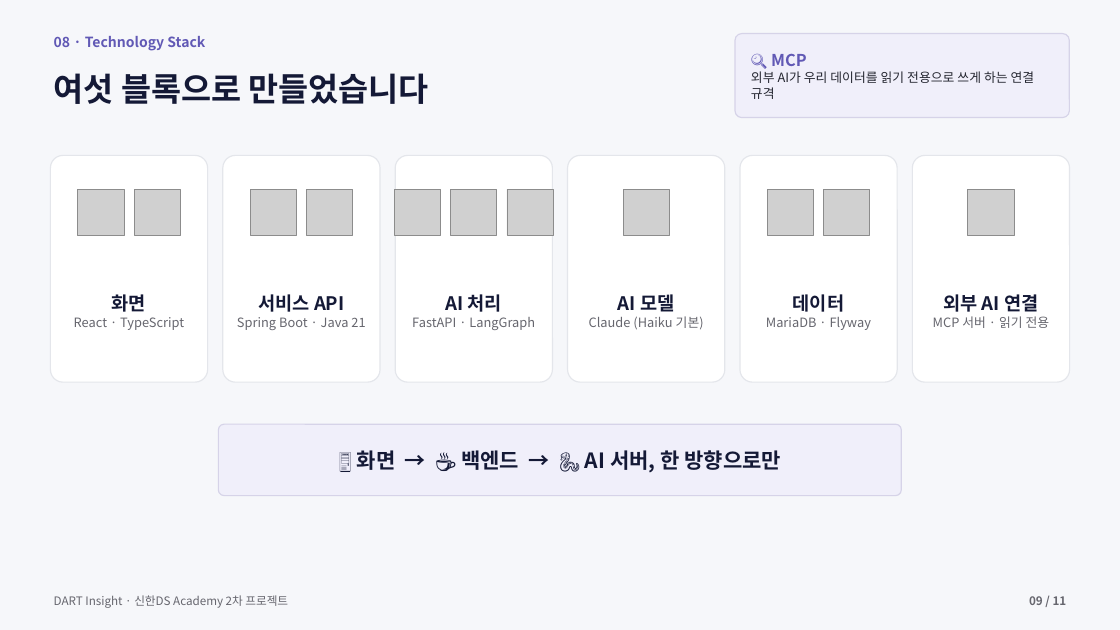
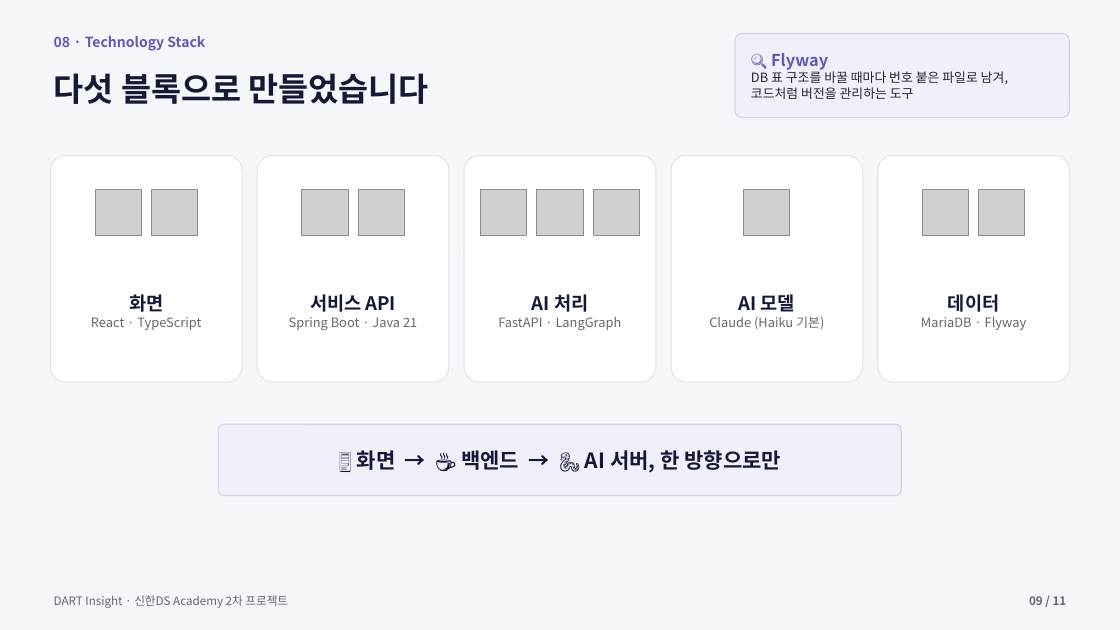
Before and after one commit to ShinhanDSProject/dart-insight, a slide deck: slide 9 of docs/DART_Insight_Presentation.pptx. Drawn at 1120x630 pixels with LibreOffice and Linux fonts; fonts in the diff are those of the drawing; grey boxes stand for pictures. Boxes give left, top, right and bottom in pixels: in the first picture for what was removed or moved away, otherwise in the second. Text is boxed around its words. In the diff, an @@ line names an element or a change of style, - is before the commit and + after.

```diff
--- a/docs/DART_Insight_Presentation.pptx
+++ b/docs/DART_Insight_Presentation.pptx
@@ text at box(751, 53, 1008, 99): text changed @@
-🔍 MCP
-외부 AI가 우리 데이터를 읽기 전용으로 쓰게 하는 연결 규격
+🔍 Flyway
+DB 표 구조를 바꿀 때마다 번호 붙은 파일로 남겨, 코드처럼 버전을 관리하는 도구
@@ text at box(54, 73, 429, 104): text changed @@
-여섯 블록으로 만들었습니다
+다섯 블록으로 만들었습니다
@@ rounded rectangle: place and size @@
-rounded rectangle at box(50, 155, 208, 382)
+rounded rectangle at box(50, 155, 242, 382)
@@ rounded rectangle: place and size @@
-rounded rectangle at box(223, 155, 380, 382)
+rounded rectangle at box(257, 155, 449, 382)
@@ rounded rectangle removed at box(395, 155, 552, 382) @@
@@ rounded rectangle: place and size @@
-rounded rectangle at box(568, 155, 725, 382)
+rounded rectangle at box(465, 155, 656, 382)
@@ rounded rectangle: place and size @@
-rounded rectangle at box(740, 155, 897, 382)
+rounded rectangle at box(671, 155, 863, 382)
@@ rounded rectangle: place and size @@
-rounded rectangle at box(912, 155, 1070, 382)
+rounded rectangle at box(878, 155, 1070, 382)
@@ picture: place and size @@
-picture at box(78, 189, 124, 235)
+picture at box(95, 189, 141, 235)
@@ picture: place and size @@
-picture at box(134, 189, 181, 235)
+picture at box(151, 189, 197, 235)
@@ picture: place and size @@
-picture at box(250, 189, 297, 235)
+picture at box(302, 189, 348, 235)
@@ picture: place and size @@
-picture at box(307, 189, 353, 235)
+picture at box(358, 189, 404, 235)
@@ 3 pictures: place and size @@
-3 pictures at box(395, 189, 554, 235)
+3 pictures at box(481, 189, 639, 235)
@@ picture: place and size @@
-picture at box(623, 189, 670, 235)
+picture at box(744, 189, 790, 235)
@@ picture: place and size @@
-picture at box(767, 189, 813, 235)
+picture at box(923, 189, 969, 235)
@@ picture removed at box(968, 189, 1014, 235) @@
@@ picture: place and size @@
-picture at box(823, 189, 870, 235)
+picture at box(979, 189, 1025, 235)
@@ text "화면": place and size @@
-text "화면" at box(74, 294, 184, 330)
+text "화면" at box(91, 294, 201, 330)
@@ text "서비스 API": place and size @@
-text "서비스 API" at box(237, 294, 365, 330)
+text "서비스 API" at box(289, 294, 417, 330)
@@ text "AI 처리": place and size @@
-text "AI 처리" at box(412, 294, 535, 330)
+text "AI 처리" at box(498, 294, 622, 330)
@@ text "AI 모델": place and size @@
-text "AI 모델" at box(589, 294, 704, 330)
+text "AI 모델" at box(709, 294, 824, 330)
@@ text "데이터": place and size @@
-text "데이터" at box(766, 294, 872, 330)
+text "데이터" at box(921, 294, 1027, 330)
@@ text removed at box(933, 294, 1050, 328) @@
-외부 AI 연결
-MCP 서버 · 읽기 전용
```
Also in this commit, not shown: 2 other slides changed, 4 other files.
